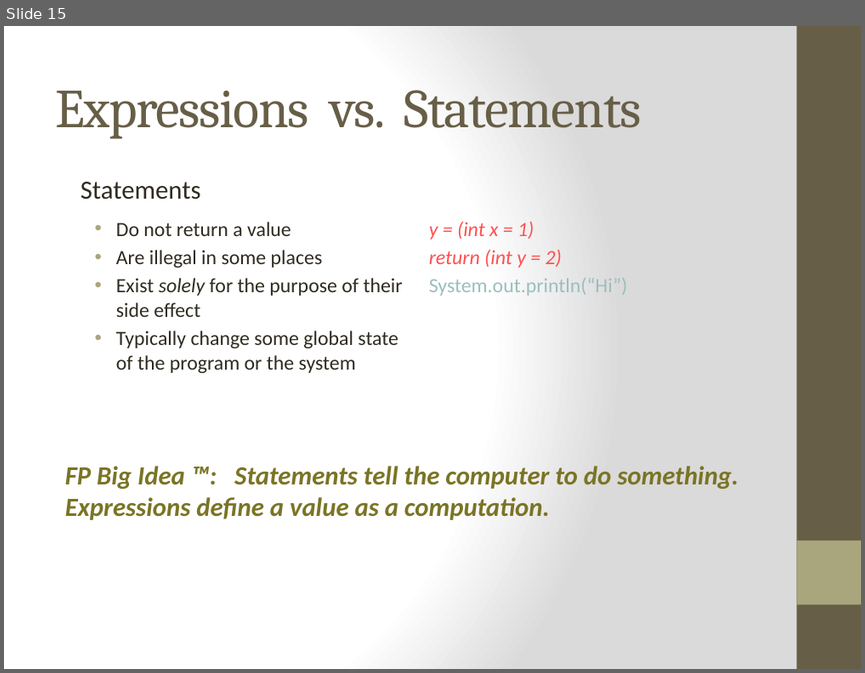
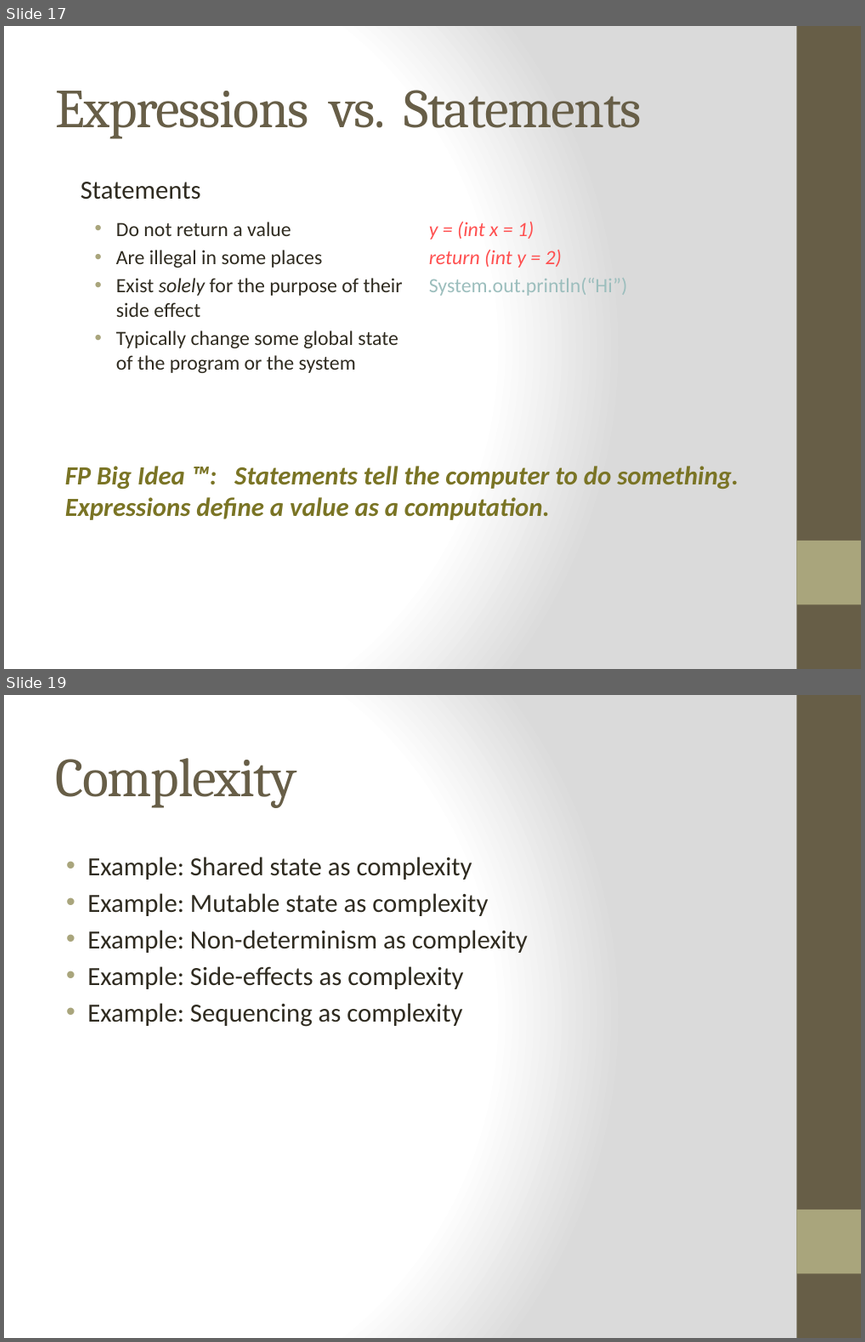
Before and after one commit to bjhartin/FoundationsOfFunctionalProgramming, a slide deck: FoundationsOfFunctionalProgramming.pptx. Shown one above the other, each under a label of ours: slide 15 before the commit, slides 17 and 19 after it; the slides between them are not shown. The pictures are 865x673 and 865x1342 pixels, drawn with LibreOffice and Linux fonts; fonts in the diff are those of the drawing. Boxes give left, top, right and bottom in pixels: in the first picture for what was removed or moved away, otherwise in the second. Text is boxed around its words. In the diff, an @@ line names an element or a change of style, - is before the commit and + after.

Commit message:
Brian: Added slides and examples for first class functions.

```diff
--- a/FoundationsOfFunctionalProgramming.pptx
+++ b/FoundationsOfFunctionalProgramming.pptx
@@ slide 19 added at bbox=[4, 695, 861, 1338], background gradient #FFFFFF to #DADADA; not listed: 2 template elements that a slide beside it also shows @@
@@ title added at bbox=[55, 758, 296, 808], 46 pt, text #675E47 @@
+Complexity
@@ text added at bbox=[87, 857, 528, 1027], 22 pt, text #2F2B20 @@
+• Example: Shared state as complexity
+• Example: Mutable state as complexity
+• Example: Non-determinism as complexity
+• Example: Side-effects as complexity
+• Example: Sequencing as complexity
@@ what was slide 15 is now slide 17 @@
```
Also in this commit, not shown: 9 slides changed, 7 other slides added, 2 slides removed, 5 other files.
